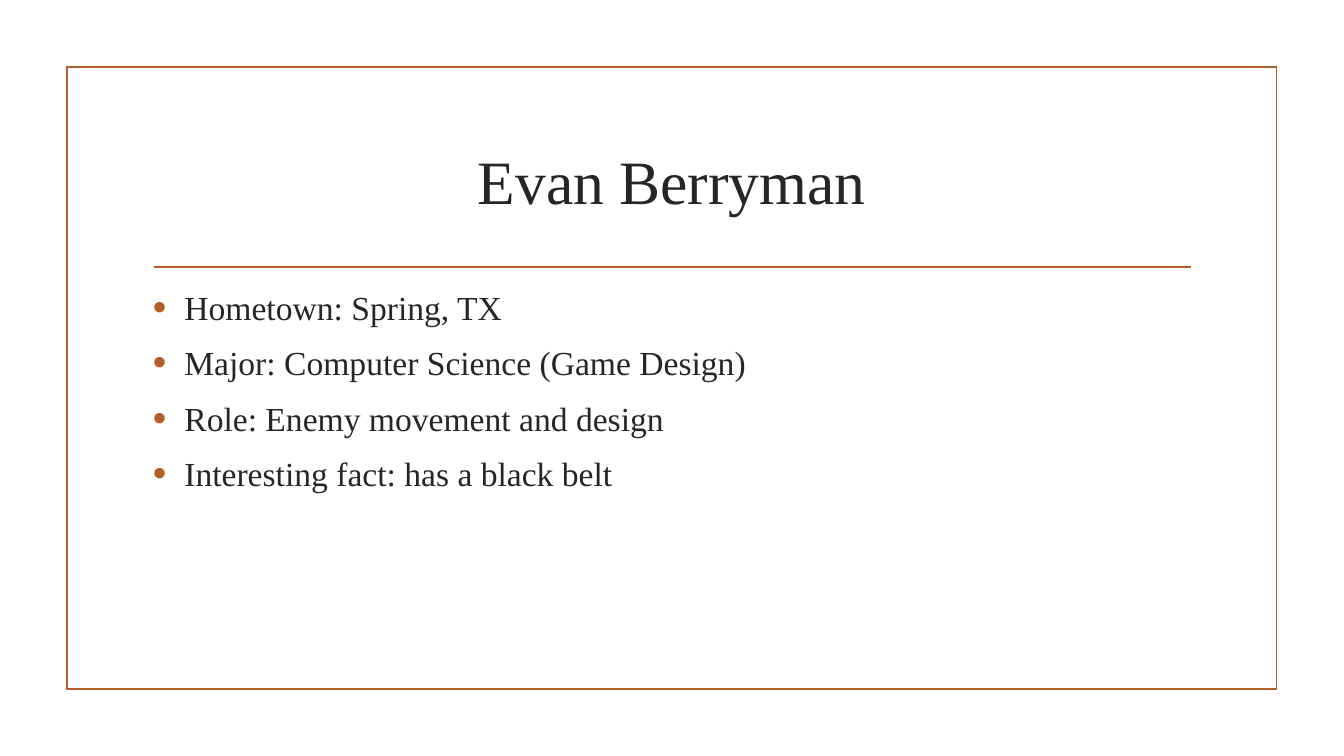
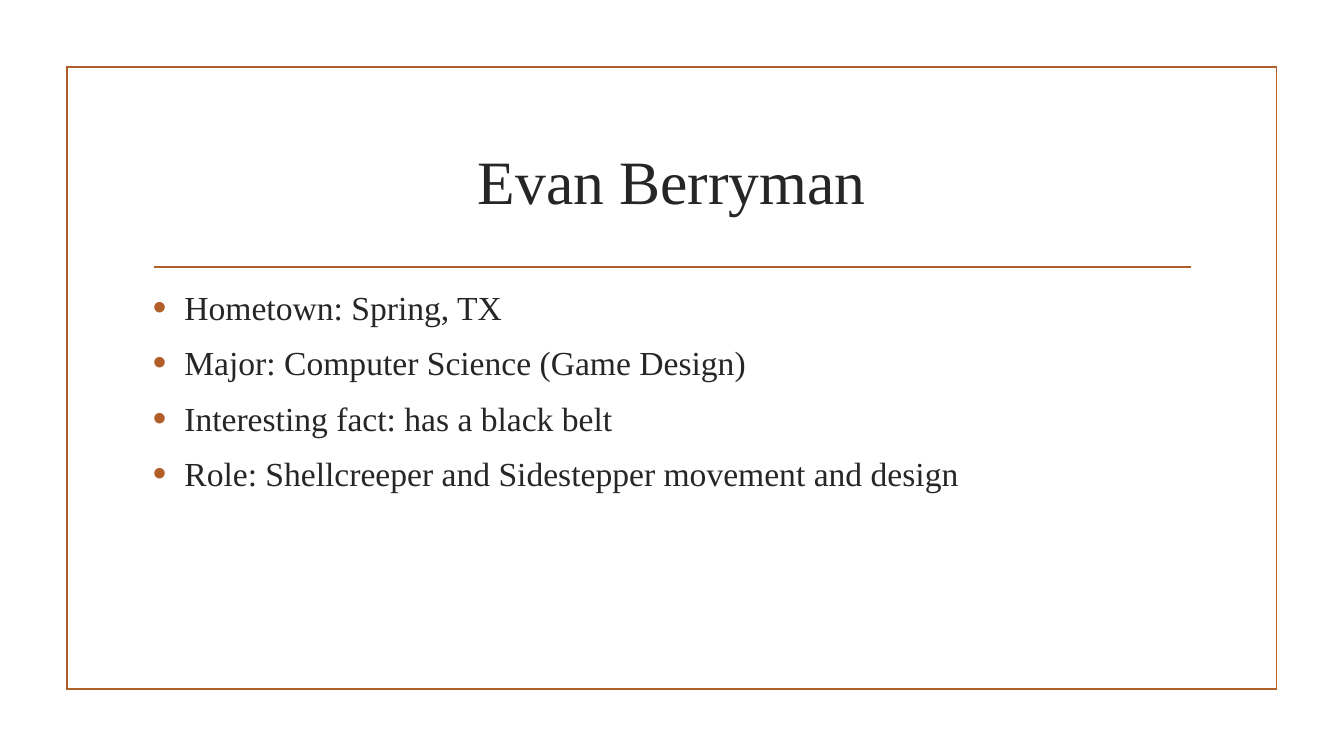
Before and after one commit to mdsoltan/Computer-Science-Group-Project, a slide deck: slide 4 of Mario Bros.pptx. Drawn at 1344x756 pixels with LibreOffice and Linux fonts; fonts in the diff are those of the drawing; background and template pictures are left out. Boxes give left, top, right and bottom in pixels: in the first picture for what was removed or moved away, otherwise in the second. Text is boxed around its words. In the diff, an @@ line names an element or a change of style, - is before the commit and + after.

```diff
--- a/Mario Bros.pptx
+++ b/Mario Bros.pptx
@@ text at <box>184,407,664,437</box>: paragraph removed @@
-• Role: Enemy movement and design
@@ text at <box>184,462,959,493</box>: paragraph added @@
+• Role: Shellcreeper and Sidestepper movement and design
```
Also in this commit, not shown: 2 other slides changed, 1 slide added, 2 other files.
